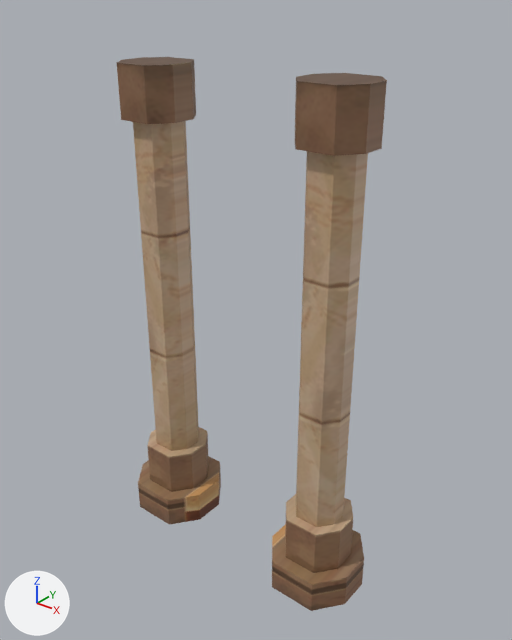
The glTF model Assets/Level/Walls/Small_Colums_1.glb: old version first, new version second.
Before and after are seen from a 50 mm camera at (17.8, -21.3, 24.3) aimed at (0.4, 0.5, 10.8). Every picture has the same lights, and +X, +Y and +Z are marked at lower left. The picture after the commit comes second. Vertices at exactly the same position are counted once.

In view in the first picture: 'Small_Colums_1'.
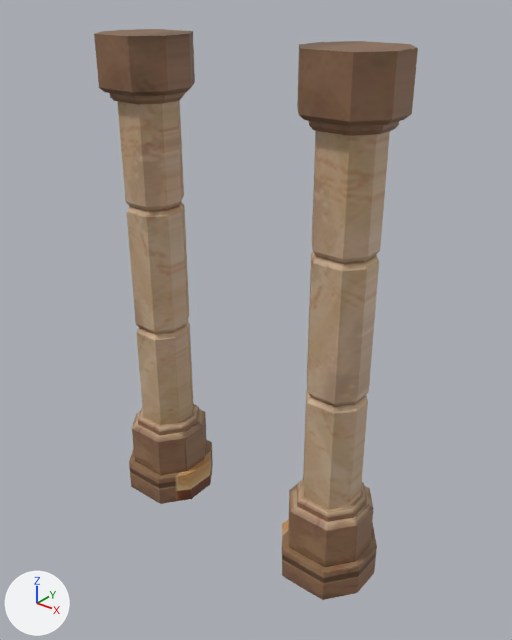
Changed parts and their boxes (x1, y1, x2, y2) in the pictures (512 x 640 px; the box of a moved part takes in the faces that stretch with it):
'Small_Colums_1', reshaped (20% wider)
    before: (117, 57, 387, 611)
    after: (94, 29, 418, 600)
part 1 of me_cube_007, moved or reshaped
    before: (138, 456, 221, 525)
    after: (129, 440, 213, 504)
part 2 of me_cube_007, moved or reshaped
    before: (272, 524, 364, 611)
    after: (282, 519, 377, 600)
part 3 of me_cube_007, rebuilt (15% wider)
    before: (133, 121, 199, 451)
    after: (117, 100, 193, 425)
part 4 of me_cube_007, rebuilt (21% wider)
    before: (296, 151, 368, 527)
    after: (303, 131, 390, 510)
part 5 of me_cube_007, added (brown)
    after: (94, 29, 195, 96)
part 6 of me_cube_007, added (brown)
    after: (132, 409, 207, 475)
part 7 of me_cube_007, added (brown)
    after: (110, 92, 186, 104)
part 8 of me_cube_007, added (beige)
    after: (138, 404, 199, 435)
part 9 of me_cube_007, added (brown)
    after: (297, 41, 418, 126)
part 10 of me_cube_007, added (brown)
    after: (288, 479, 373, 567)
part 11 of me_cube_007, added (brown)
    after: (308, 121, 399, 136)
part 12 of me_cube_007, added (beige)
    after: (296, 480, 367, 522)
part 13 of me_cube_007, deleted (brown)
    before: (147, 427, 209, 492)
part 14 of me_cube_007, deleted (brown)
    before: (285, 494, 353, 573)
part 15 of me_cube_007, deleted (brown)
    before: (117, 57, 196, 124)
part 16 of me_cube_007, deleted (brown)
    before: (295, 73, 387, 156)

The change, as a list of edits to the scene's bpy script:
```text
Change me_cube_007:
    used by ob_small_colums_1; location = (0.0, 0.0, 0.0)
    remove me_cube_007.from_pydata(...)  # 128 vertices, 224 faces; spans x -6.5..6.5, y -2.0..2.0, z -1.0..21.2
    add me_cube_007.from_pydata(...)  # 352 vertices, 656 faces; spans x -7.0..7.0, y -2.0..2.0, z 0.0..22.3
    me_cube_007 part 1: the loose piece of 16 vertices spanning x -6.5..-2.4, y -2.0..2.0, z -1.0..0.5 is moved by (-0.6, 0.0, 1.0)
    me_cube_007 part 2: the loose piece of 16 vertices spanning x 2.4..6.5, y -2.0..2.0, z -1.0..0.5 is moved by (0.6, 0.0, 1.0)
    me_cube_007 part 3: the loose piece of 16 vertices spanning x -5.4..-3.4, y -1.0..1.0, z 2.6..19.1 is rebuilt with 64 vertices and now spans x -6.2..-3.8, y -1.2..1.2, z 3.7..20.2
    me_cube_007 part 4: the loose piece of 16 vertices spanning x 3.4..5.4, y -1.0..1.0, z 2.6..19.1 is rebuilt with 64 vertices and now spans x 3.8..6.2, y -1.2..1.2, z 3.7..20.2
    me_cube_007 part 5: a new loose piece of 24 vertices spanning x -6.8..-3.1, y -1.8..1.8, z 20.0..22.3, in mat_m_wall_01 (picture img_concept_env_fronn_view_04)
    me_cube_007 part 6: a new loose piece of 24 vertices spanning x -6.8..-3.2, y -1.7..1.7, z 1.6..3.8, in mat_m_wall_01 (picture img_concept_env_fronn_view_04)
    me_cube_007 part 7: a new loose piece of 24 vertices spanning x -6.5..-3.5, y -1.4..1.4, z 19.7..20.3, in mat_m_wall_01 (picture img_concept_env_fronn_view_04)
    me_cube_007 part 8: a new loose piece of 24 vertices spanning x -6.5..-3.5, y -1.4..1.4, z 3.6..4.2, in mat_m_wall_01 (picture img_concept_env_fronn_view_04)
    me_cube_007 part 9: a new loose piece of 24 vertices spanning x 3.1..6.8, y -1.8..1.8, z 20.0..22.3, in mat_m_wall_01 (picture img_concept_env_fronn_view_04)
    me_cube_007 part 10: a new loose piece of 24 vertices spanning x 3.2..6.8, y -1.7..1.7, z 1.6..3.8, in mat_m_wall_01 (picture img_concept_env_fronn_view_04)
    me_cube_007 part 11: a new loose piece of 24 vertices spanning x 3.5..6.5, y -1.4..1.4, z 19.7..20.3, in mat_m_wall_01 (picture img_concept_env_fronn_view_04)
    me_cube_007 part 12: a new loose piece of 24 vertices spanning x 3.5..6.5, y -1.4..1.4, z 3.6..4.2, in mat_m_wall_01 (picture img_concept_env_fronn_view_04)
    me_cube_007 part 13: the loose piece of 16 vertices spanning x -5.9..-3.0, y -1.4..1.4, z 0.5..2.7 is deleted
    me_cube_007 part 14: the loose piece of 16 vertices spanning x 3.0..5.9, y -1.4..1.4, z 0.5..2.7 is deleted
    me_cube_007 part 15
    16 vertices are removed from x -5.9..-3.0, y -1.4..1.4, z 19.0..21.2
    28 faces are deleted
    me_cube_007 part 16
    16 vertices are removed from x 3.0..5.9, y -1.4..1.4, z 19.0..21.2
    28 faces are deleted
```
